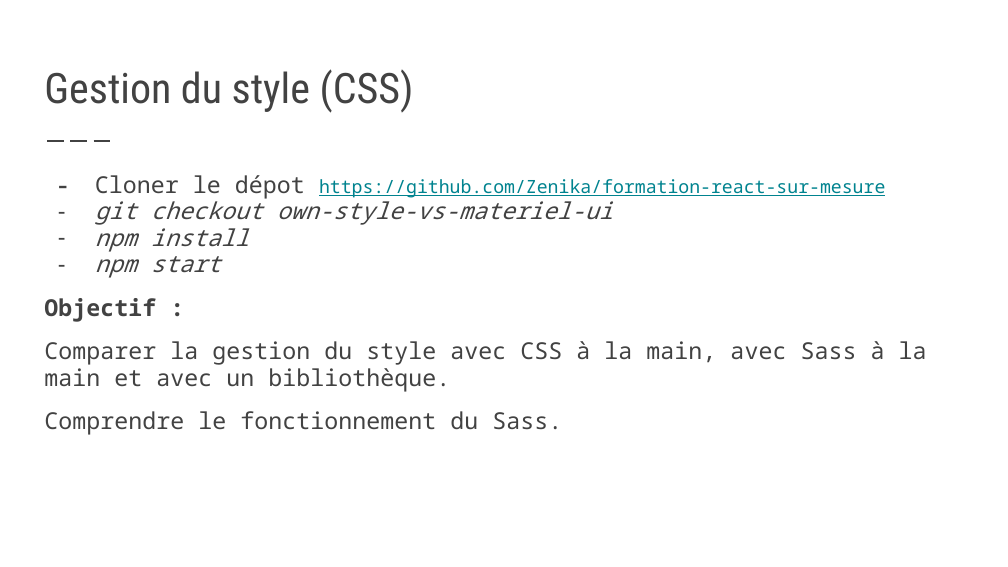
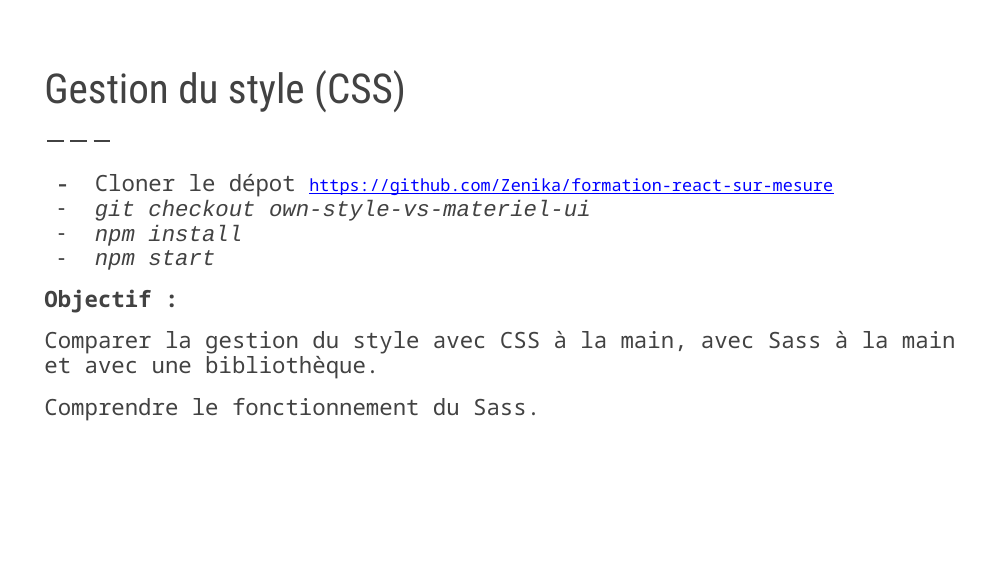
Before and after one commit to Zenika-Training/formation-react-sur-mesure, a slide deck: slide 32 of Slides&TPs.pptx (slide 30 before the commit). Drawn at 1008x567 pixels with LibreOffice and Linux fonts; fonts in the diff are those of the drawing. Boxes give left, top, right and bottom in pixels: in the first picture for what was removed or moved away, otherwise in the second. Text is boxed around its words. In the diff, an @@ line names an element or a change of style, - is before the commit and + after.

Commit message:
Update slides

```diff
--- a/Slides&TPs.pptx
+++ b/Slides&TPs.pptx
@@ title "Gestion du style (CSS)" at [44,70,406,112]: size 30 to 29.4 pt @@
@@ text at [44,174,833,420]: size 16.6 to 16 pt in "Cloner le dépot", "git checkout own-style-vs-materiel-ui", "npm install", "npm start" and 2 more places; size 12.9 to 12 pt, text colour #00838F to #0000FF in "https://github.com/Zenika/formation-react-sur-mesure"; font Noto Sans Mono to Courier New in "git checkout own-style-vs-materiel-ui", "npm install", "npm start"; line spacing 0.95 to 0.92 @@
@@ text at [44,331,956,379]: text changed; size 16.6 to 16 pt @@
-Comparer la gestion du style avec CSS à la main, avec Sass à la main et avec un bibliothèque.
+Comparer la gestion du style avec CSS à la main, avec Sass à la main et avec une bibliothèque.
```
Also in this commit, not shown: 38 other slides changed, 2 slides added, 2 other files.
